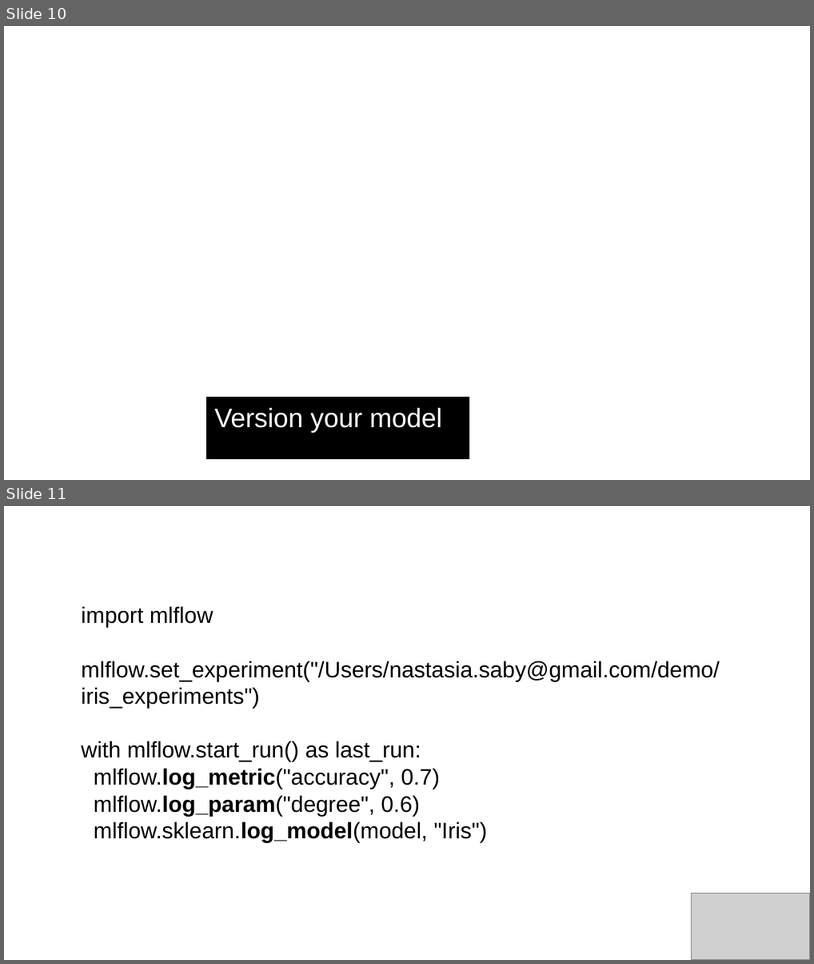
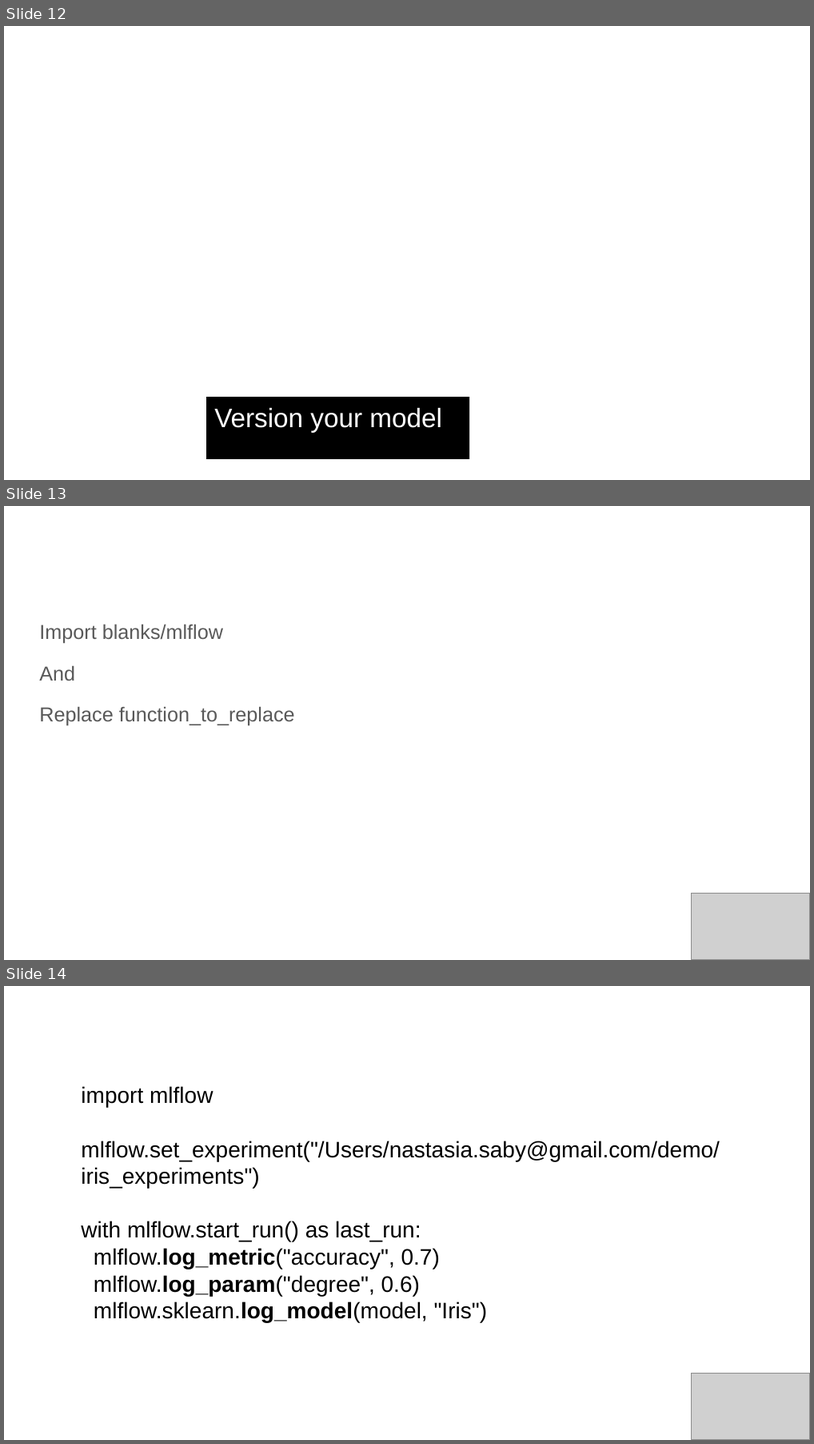
Before and after one commit to NastasiaSaby/industrialise_ml, a slide deck: Industrialise Machine Learning.odp. Shown one above the other, each under a label of ours: slides 10 and 11 before the commit, slides 12, 13 and 14 after it. The pictures are 814x964 and 814x1444 pixels, drawn with LibreOffice and Linux fonts; fonts in the diff are those of the drawing; grey boxes stand for pictures; background and template pictures are left out. Boxes give left, top, right and bottom in pixels: in the first picture for what was removed or moved away, otherwise in the second. Text is boxed around its words. In the diff, an @@ line names an element or a change of style, - is before the commit and + after.

```diff
--- a/Industrialise Machine Learning.odp
+++ b/Industrialise Machine Learning.odp
@@ slide 13 added at box(4, 506, 810, 960), background #FFFFFF @@
@@ text added at box(39, 624, 295, 725), 18 pt, text #595959 @@
+Import blanks/mlflow
+And
+Replace function_to_replace
@@ picture added at box(692, 893, 810, 960) @@
@@ what was slide 10 is now slide 12 @@
@@ what was slide 11 is now slide 14 @@
```
Also in this commit, not shown: 1 slide changed, 2 other slides added.
